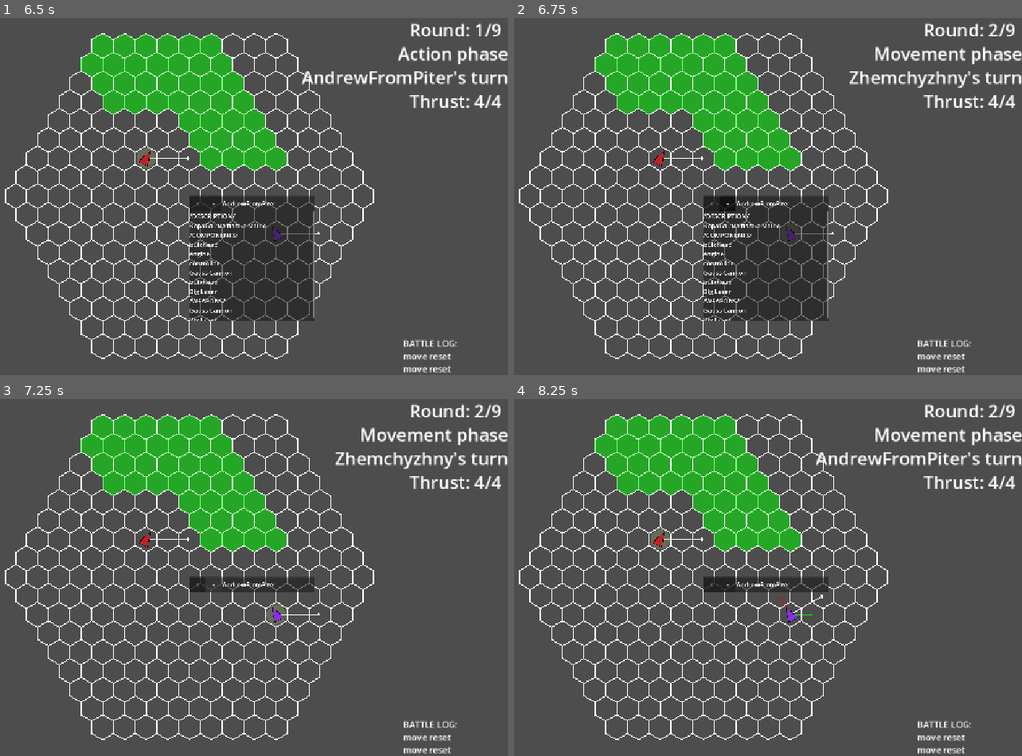
Above: before the commit, frames 1-4 (two rows, left to right).
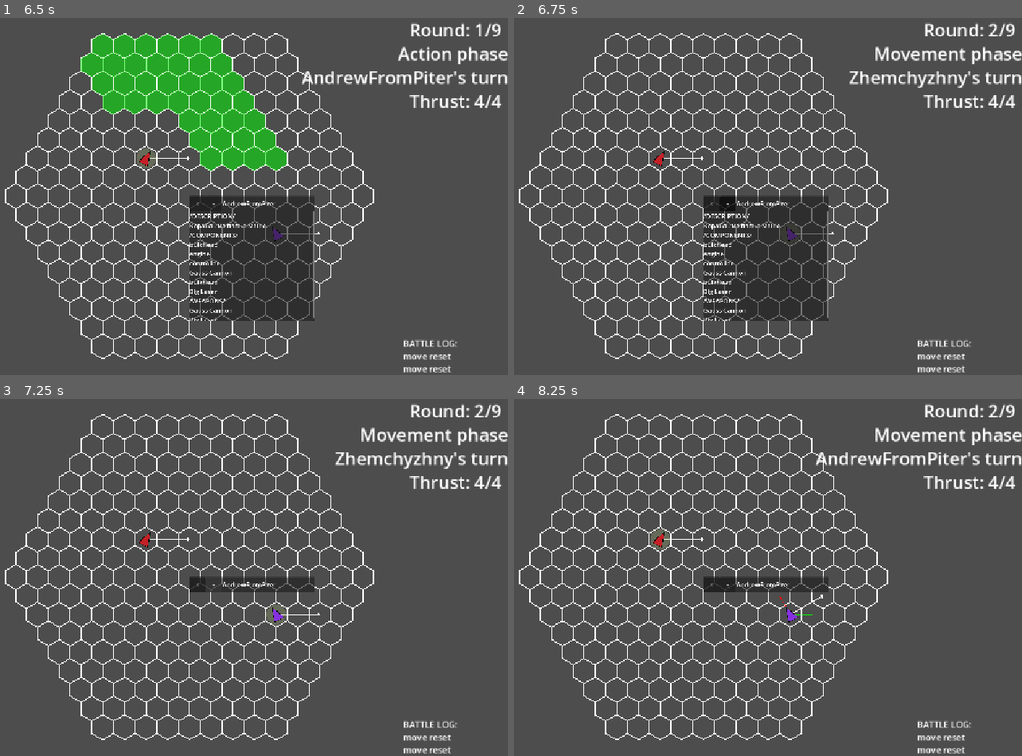
Above: after the commit, the same moments.

Repository: Idandot/Space-Arena
Game: Godot game, scene res://Base Class/Arena.tscn
Same seed, same stepped clock (60 frames per second), same inputs: the game is played once before the commit and once after it.
Inputs (mouse positions are in pixels of both pictures, inside the frame that each line leads up to):
- Up to frame 1 (6.5 s): tap Enter (end_turn) at 0.5, 3.6, 5.1 s; drag from (254, 232) to (15, 196) at 0.52 s; click "--" at 1.25 s; click "X" at 2 s; tap Backspace (reset_move) at 2.75, 3.5, 5, 5.75 s; drag from (121, 157) to (15, 196) at 2.77 s; move the mouse to (254, 117) at 3.52 s; hold Right (turn_right) 3.53-4.25 s; drag from (157, 267) to (25, 214) at 4.27 s; move the mouse to (381, 250) at 5.02 s; hold Left (turn_left) 5.03-5.75 s; drag from (outside the picture) to (60, 271) at 5.77 s
- Up to frame 2 (6.75 s): tap Backspace (reset_move) at 6.5 s; move the mouse to (737, 196) at 6.52 s; hold Down (brake) from 6.53 s (still down); tap Enter (end_turn) at 6.6 s; click (737, 196) at 6.67 s
- Up to frame 3 (7.25 s): keep holding Down (brake)
- Up to frame 4 (8.25 s): release Down (brake) at 7.25 s; drag from (605, 488) to (564, 634) at 7.27 s; move the mouse to (844, 559) at 8.02 s; hold Up (accelerate) from 8.03 s (still down); tap Enter (end_turn) at 8.1 s

Frame 1 is identical in both runs. In frame 2, 8.4% of the frame differs, in the area x 15-57%, y 4-43%; in frame 3, 8.4%; in frame 4, 8.4%.

Commit message:
0.1.6.19 GAME OVER

Diff:
--- a/Autoload Class/GameEvents.gd
+++ b/Autoload Class/GameEvents.gd
@@ -8,3 +8,5 @@
 signal phase_changed(actor: Actor, phase: Enums.game_states)
 @warning_ignore("unused_signal")
 signal log_request(message: String)
+@warning_ignore("unused_signal")
+signal game_over()
--- a/Autoload Class/TurnManager.gd
+++ b/Autoload Class/TurnManager.gd
@@ -84,6 +84,8 @@
 
 	#Возвращаем TurnManager в изначальное состояние чтобы если что ничего не приключилось
 	#Если в будущем нужна инфа об окончании игры, сигналы лучше вставлять перед сбросом
+
+	GameEvents.game_over.emit()
 
 ##выдает челика чей сейчас ход
 func get_current_actor_or_null() -> Actor:
@@ -163,8 +165,11 @@
 
 	_current_actor = _phase_queue[0]
 	_phase_queue.remove_at(0)
-	_current_actor.take_turn(current_game_state)
-	turn_started.emit(_current_actor, current_game_state)
+	if _current_actor.is_alive():
+		_current_actor.take_turn(current_game_state)
+		turn_started.emit(_current_actor, current_game_state)
+	else:
+		_start_next_turn()
 
 #ВСПОМОГАТЕЛЬНЫЕ МЕТОДЫ
 
@@ -198,10 +203,11 @@
 	_start_next_turn()
 
 func _check_victory_conditions():
-	#В будущем реализую
-	pass
+	if alive_actors.size() == 1:
+		end_game(end_game_reason.LAST_STANDING)
 
 func _on_actor_killed(killed_actor: Actor):
+	alive_actors = _starting_actors.filter(func(a): return a.is_alive())
 	if killed_actor == _current_actor:
 		match current_game_state:
 			Enums.game_states.MOVEMENT:
--- a/Autoload Class/UIManager.gd
+++ b/Autoload Class/UIManager.gd
@@ -6,11 +6,13 @@
 @export var phase_label: Label
 @export var actor_label: Label
 @export var game_log_label: RichTextLabel
+@export var game_over_label: Label
 
 func _ready() -> void:
 	GameEvents.thrust_changed.connect(_update_thrust_label)
 	GameEvents.round_changed.connect(_update_round_label)
 	GameEvents.log_request.connect(_log_message)
+	GameEvents.game_over.connect(_show_game_over)
 	TurnManager.phase_started.connect(_update_phase_label)
 	TurnManager.turn_started.connect(_update_actor_label)
 
@@ -50,3 +52,8 @@
 	if !game_log_label:
 		return
 	game_log_label.add_text(message + "\n")
+
+func _show_game_over():
+	if !game_over_label:
+		return
+	game_over_label.visible = true
--- a/Base Class/Actor.tscn
+++ b/Base Class/Actor.tscn
@@ -90,7 +90,7 @@
 [node name="Weapon" parent="ShipLayout" node_paths=PackedStringArray("hex_rigidbody", "actor_mediator") instance=ExtResource("16_pkitw")]
 weapon_stats = Dictionary[String, Variant]({
 "arc_degrees": 120,
-"damage": 5,
+"damage": 6,
 "facing_offset": 0,
 "max_range": 6,
 "min_range": 3,
--- a/Base Class/Arena.tscn
+++ b/Base Class/Arena.tscn
@@ -31,6 +31,9 @@
 max_round = 9
 metadata/_custom_type_script = "uid://cemxx5dpd6xcu"
 
+[sub_resource type="Theme" id="Theme_7idsn"]
+default_font_size = 128
+
 [node name="Arena" type="Node2D"]
 script = ExtResource("1_q4evv")
 arena_radius = 8
@@ -46,13 +49,14 @@
 [node name="TurnManager" type="Node" parent="."]
 script = ExtResource("6_5jmcn")
 
-[node name="CanvasLayer" type="CanvasLayer" parent="." node_paths=PackedStringArray("thrust_label", "round_label", "phase_label", "actor_label", "game_log_label")]
+[node name="CanvasLayer" type="CanvasLayer" parent="." node_paths=PackedStringArray("thrust_label", "round_label", "phase_label", "actor_label", "game_log_label", "game_over_label")]
 script = ExtResource("7_2o31o")
 thrust_label = NodePath("ThrustLabel")
 round_label = NodePath("RoundLabel")
 phase_label = NodePath("PhaseLabel")
 actor_label = NodePath("ActorLabel")
 game_log_label = NodePath("GameLogLabel")
+game_over_label = NodePath("GameOverLabel")
 
 [node name="RoundLabel" type="Label" parent="CanvasLayer"]
 anchors_preset = 1
@@ -119,3 +123,12 @@
 "
 scroll_following = true
 vertical_alignment = 2
+
+[node name="GameOverLabel" type="Label" parent="CanvasLayer"]
+visible = false
+offset_right = 1152.0
+offset_bottom = 648.0
+theme = SubResource("Theme_7idsn")
+text = "GAME OVER"
+horizontal_alignment = 1
+vertical_alignment = 1
--- a/Base Class/ShipLayout.gd
+++ b/Base Class/ShipLayout.gd
@@ -46,6 +46,7 @@
 
 func _on_action_phase_turn_started(_actor, phase: Enums.game_states):
 	if phase != Enums.game_states.ACTION:
+		HexGridClass.highlight([], Color.GREEN, false, true)
 		return
 	if _actor != parent:
 		return
--- a/Base Class/Visualizer.gd
+++ b/Base Class/Visualizer.gd
@@ -17,6 +17,8 @@
 		parent.connect("setup_started", _setup)
 	if parent.has_signal("facing_changed"):
 		parent.connect("facing_changed", _rotate)
+	if parent.has_signal("killed"):
+		parent.connect("killed", _killed)
 	if hex_rigidbody != null:
 		hex_rigidbody.facing_changed.connect(_rotate)
 
@@ -35,7 +37,10 @@
 		closed_points.append(closed_points[0])
 	draw_polyline(closed_points, texture.line_color, texture.line_width)
 	if texture.fill:
-		draw_colored_polygon(texture.points, texture.fill_color)
+		if parent.is_alive():
+			draw_colored_polygon(texture.points, texture.fill_color)
+		else:
+			draw_colored_polygon(texture.points, texture.dead_color)
 
 func _queue_redraw(_actor: Actor, _phase: Enums.game_states) -> void:
 	position = Vector2i.ZERO
@@ -43,6 +48,9 @@
 
 func _reset_position(_actor: Actor) -> void:
 	position = Vector2i.ZERO
+	queue_redraw()
+
+func _killed(_actor: Actor) -> void:
 	queue_redraw()
 
 func _setup(config: ActorConfig):
--- a/Base Class/health_component.gd
+++ b/Base Class/health_component.gd
@@ -1,7 +1,18 @@
 extends Node
 class_name HealthComponent
 
+@export var max_health = 20
+var health
+
 @onready var parent: Actor = self.get_parent()
+
+func _ready() -> void:
+	health = max_health
 
 func take_damage(amount: int) -> void:
 	GameEvents.log_request.emit(str(parent.display_name, " had taken ",amount, " damage"))
+	health -= amount
+	GameEvents.log_request.emit(str(health, "/",max_health, " hp left"))
+	if health <= 0:
+		GameEvents.log_request.emit(str(parent.display_name, " is ded"))
+		parent.kill()
--- a/Modules/Weapon.gd
+++ b/Modules/Weapon.gd
@@ -37,7 +37,8 @@
 	for actor in alive_actors:
 		if actor.display_name == parent.display_name:
 			continue
-		if !actor.has_node("/HexRigidbody"):
+		if !actor.has_node("HexRigidbody"):
+			print("True")
 			continue
 		var target_rigidbody: HexRigidbody = actor.find_child("HexRigidbody")
 		if !_is_in_arc(target_rigidbody.axial_position):
--- a/Resources/Textures/TMTexture.gd
+++ b/Resources/Textures/TMTexture.gd
@@ -6,3 +6,4 @@
 @export var line_width: float = -1
 @export var fill: bool = false
 @export var fill_color: Color = Color.WHITE
+@export var dead_color: Color = Color.GRAY
Not shown: 1 places in Base Class/Arena.tscn that only renumber resources
